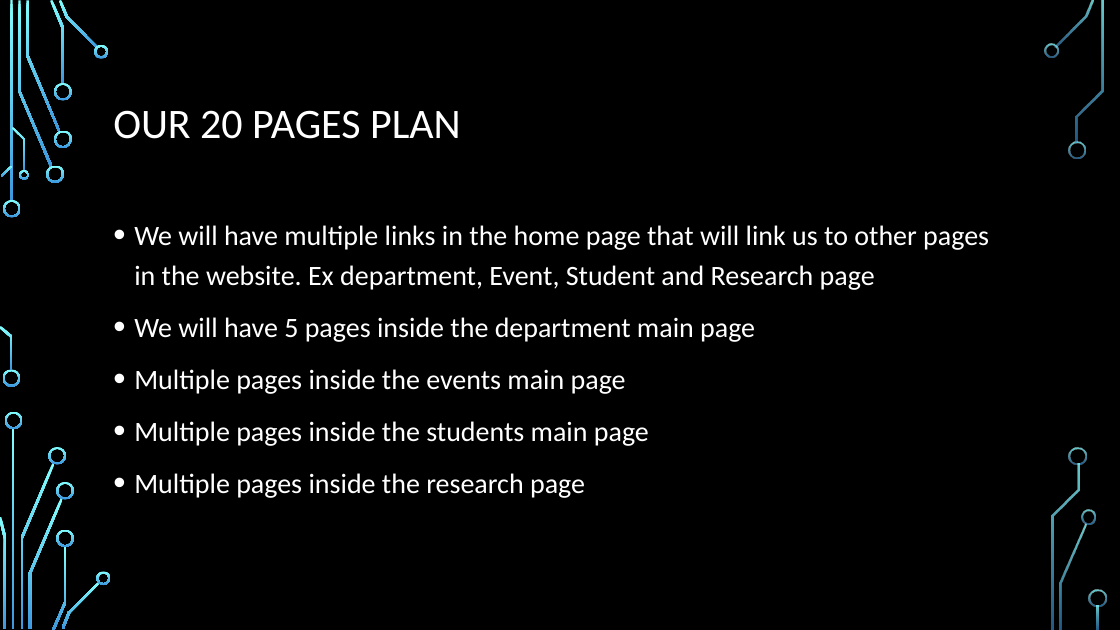
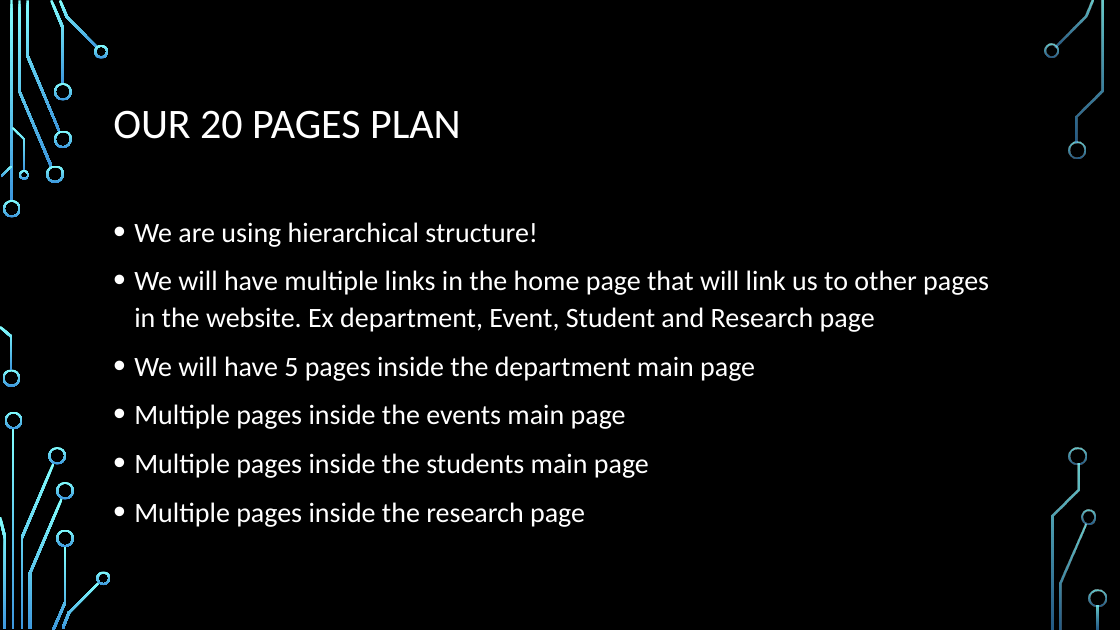
Before and after one commit to hozRifai/webProgrammingProject, a slide deck: slide 3 of presentation.pptx. Drawn at 1120x630 pixels with LibreOffice and Linux fonts; fonts in the diff are those of the drawing; background and template pictures are left out. Boxes give left, top, right and bottom in pixels: in the first picture for what was removed or moved away, otherwise in the second. Text is boxed around its words. In the diff, an @@ line names an element or a change of style, - is before the commit and + after.

```diff
--- a/presentation.pptx
+++ b/presentation.pptx
@@ text at [134, 222, 538, 247]: paragraph added @@
+• We are using hierarchical structure!
@@ text at [134, 270, 989, 527]: line spacing 1.2 to 1.1 @@
```
Also in this commit, not shown: 2 other slides changed, 1 other file.
